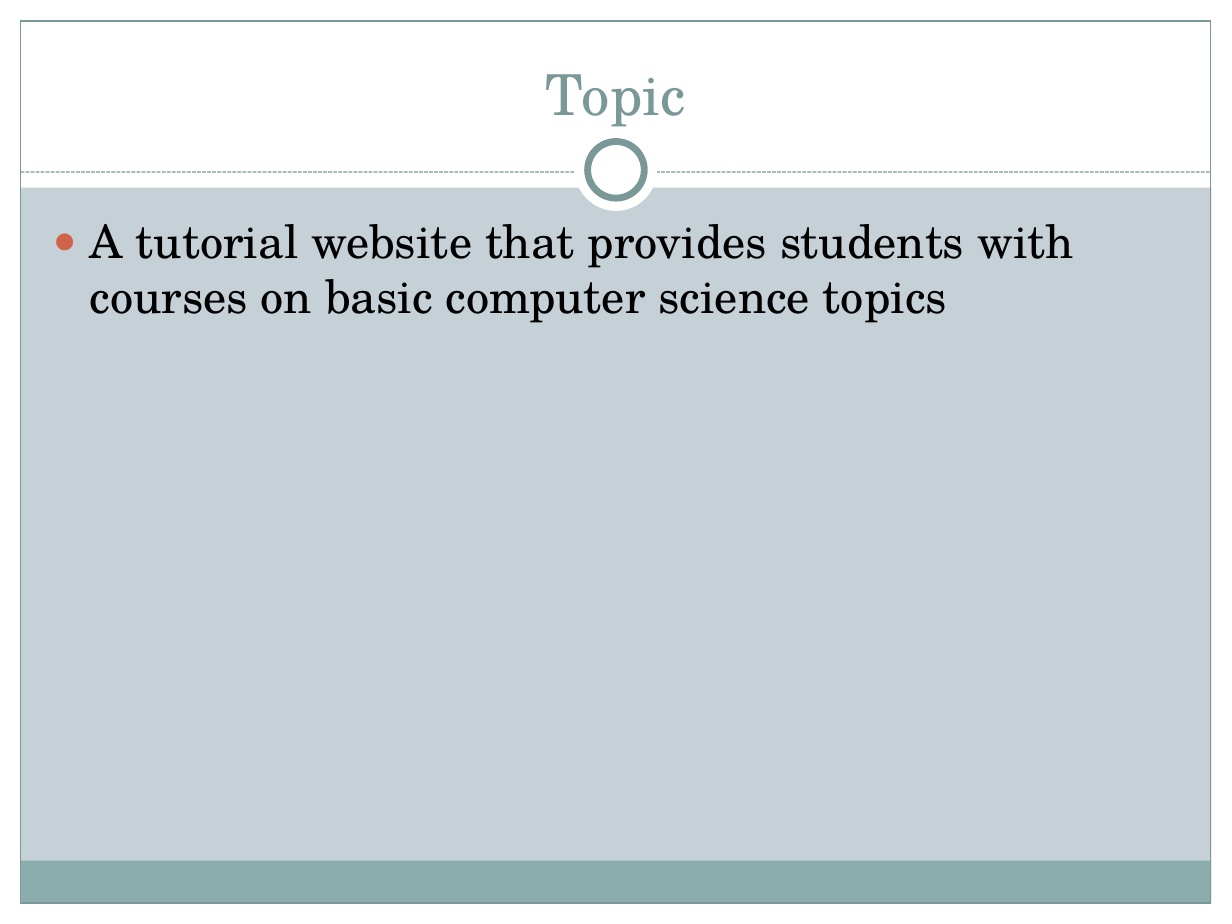
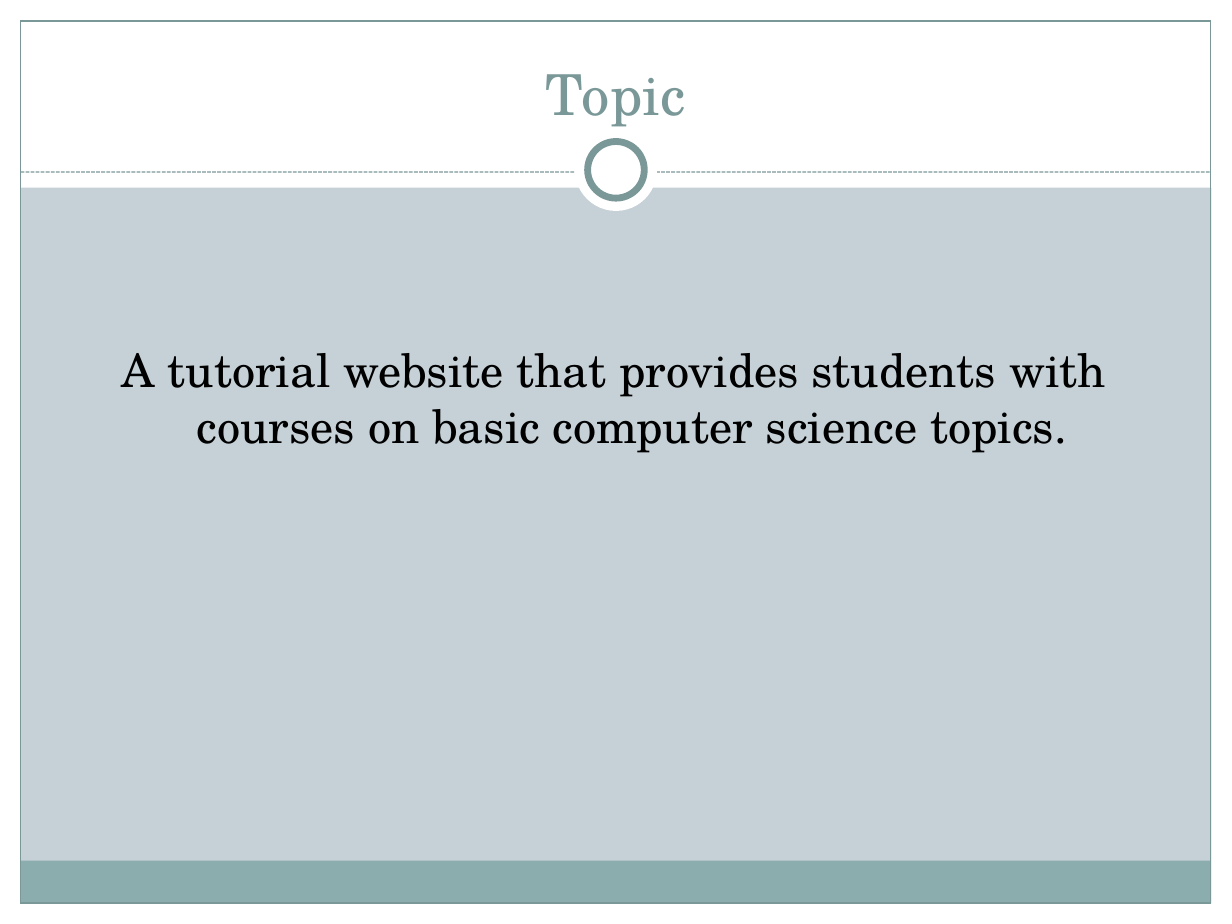
Before and after one commit to Bsccs/tutorial-site, a slide deck: slide 2 of documentation/project.pptx. Drawn at 1232x924 pixels with LibreOffice and Linux fonts; fonts in the diff are those of the drawing. Boxes give left, top, right and bottom in pixels: in the first picture for what was removed or moved away, otherwise in the second. Text is boxed around its words. In the diff, an @@ line names an element or a change of style, - is before the commit and + after.

```diff
--- a/documentation/project.pptx
+++ b/documentation/project.pptx
@@ text at [122,353,1106,453]: text changed @@
-● A tutorial website that provides students with courses on basic computer science topics
+A tutorial website that provides students with courses on basic computer science topics.
```
Also in this commit, not shown: 4 other slides changed, 2 other files.
